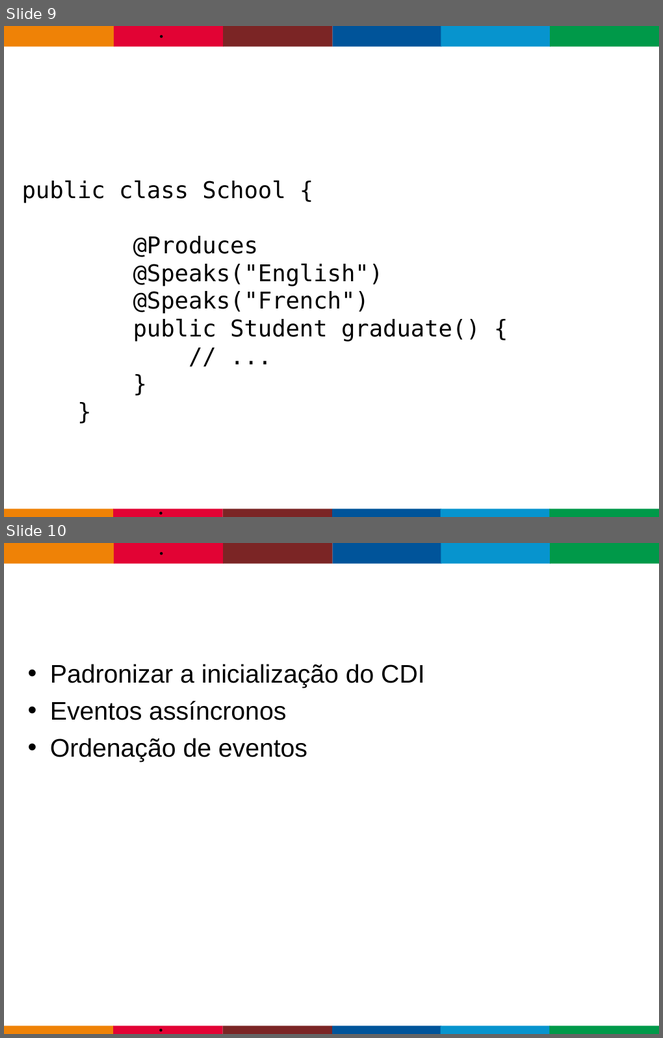
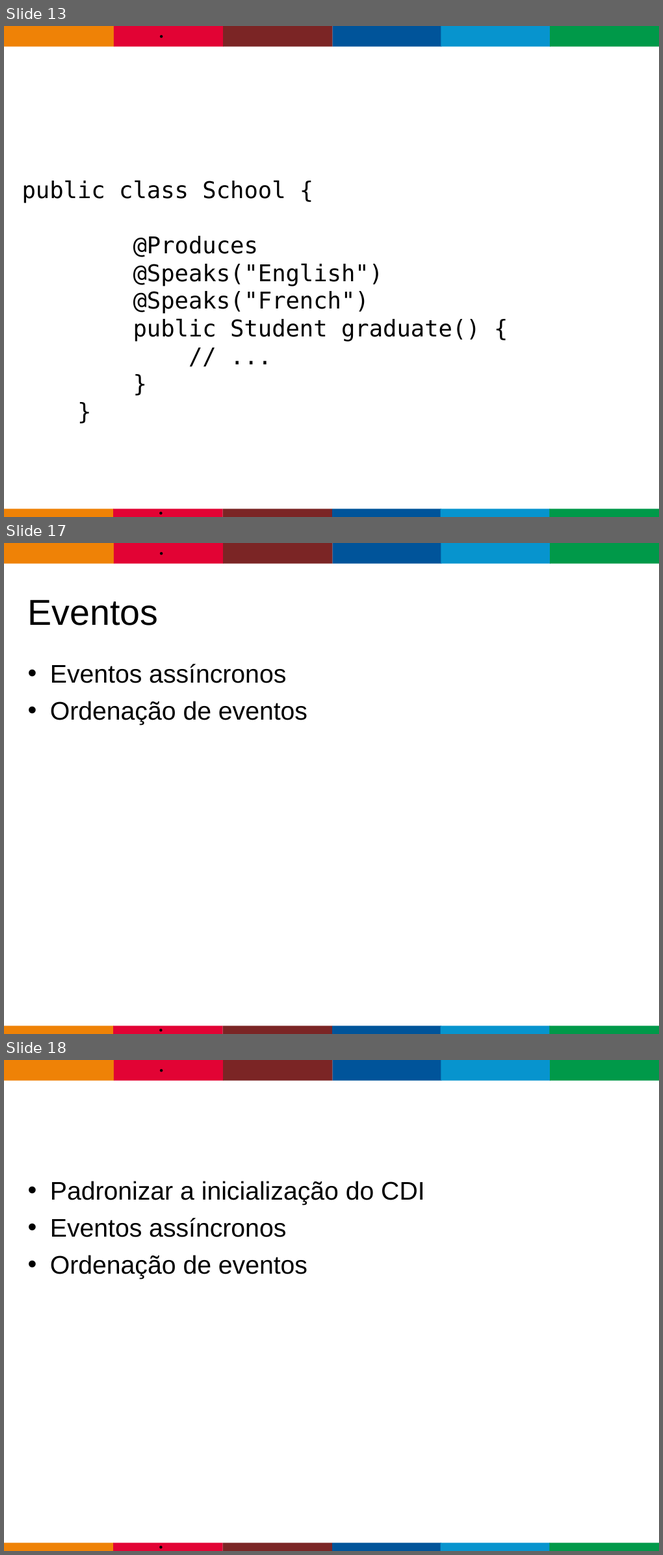
Before and after one commit to gastaldi/talks, a slide deck: CDI/TDC2015/TDC_2015-CDI-2.0.odp. Shown one above the other, each under a label of ours: slides 9 and 10 before the commit, slides 13, 17 and 18 after it; the slides between them are not shown. The pictures are 663x1038 and 663x1555 pixels, drawn with LibreOffice and Linux fonts; fonts in the diff are those of the drawing; background and template pictures are left out. Boxes give left, top, right and bottom in pixels: in the first picture for what was removed or moved away, otherwise in the second. Text is boxed around its words. In the diff, an @@ line names an element or a change of style, - is before the commit and + after.

```diff
--- a/CDI/TDC2015/TDC_2015-CDI-2.0.odp
+++ b/CDI/TDC2015/TDC_2015-CDI-2.0.odp
@@ slide 17 added at box(4, 543, 659, 1034), background #FFFFFF; not listed: 13 template elements that a slide beside it also shows @@
@@ title added at box(28, 600, 158, 626), 43.7 pt, text #000000 @@
+Eventos
@@ text added at box(50, 664, 308, 725), 30.9 pt, text #000000 @@
+• Eventos assíncronos
+• Ordenação de eventos
@@ what was slide 9 is now slide 13 @@
@@ what was slide 10 is now slide 18 @@
```
Also in this commit, not shown: 2 slides changed, 6 other slides added.
